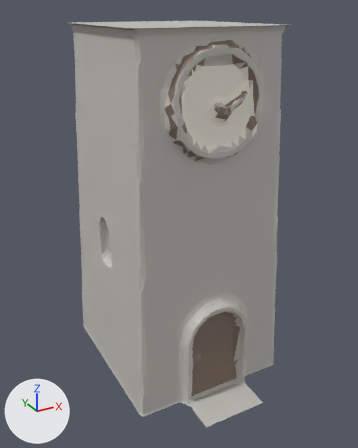
Two versions of the glTF model docs/univers/archipeo/batiments/modeles/6e-batiment-tour-de-tick/etape-1.glb, one commit apart.
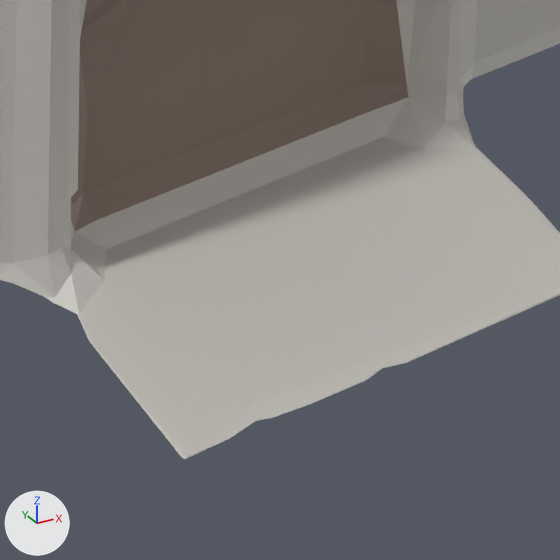
There are two pictures of each version: one whole from a 50 mm camera at (-0.465, -0.873, 0.756) aimed at (-0.006, -0.037, 0.338), one close up on the part from 51% to 72% of the width and 82% to 99% of the height. Lighting does not change. The marker at lower left points along +X, +Y and +Z. The older version's two pictures come first. Vertices at exactly the same position are counted once.

Names of what the first close-up shows: 'geometry_0'.
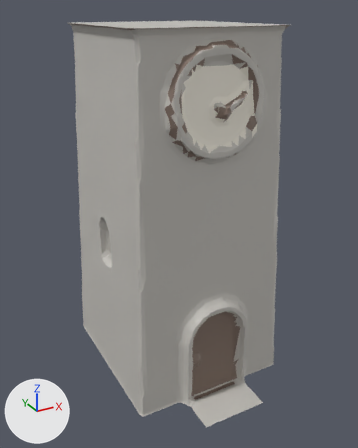
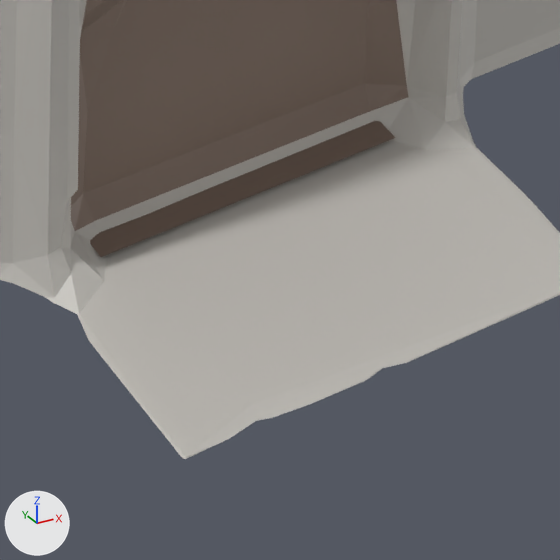
The change, as a diff of the scene's bpy script:
```diff
--- a/docs/univers/archipeo/batiments/modeles/6e-batiment-tour-de-tick/etape-1.glb.py
+++ b/docs/univers/archipeo/batiments/modeles/6e-batiment-tour-de-tick/etape-1.glb.py
@@ me_geometry_0 @@
 # used by ob_geometry_0; location = (0.0, 0.0, 0.0)
-me_geometry_0.from_pydata(...)  # 942 vertices, 1794 faces; spans x -0.166..0.175, y -0.257..0.196, z 0.0..0.726
+me_geometry_0.from_pydata(...)  # 946 vertices, 1846 faces; spans x -0.166..0.175, y -0.257..0.196, z 0.0..0.726
+# me_geometry_0 part 1
+# 4 vertices are added at (-0.048, -0.185, 0.003), (0.053, -0.185, 0.003), (0.053, -0.17, 0.003), (-0.048, -0.17, 0.003)
+# 52 new faces join them
+# other edits to the shape of me_geometry_0 do not show in these pictures
 me_geometry_0.materials.append(mat_defaultmaterial)
```

Location of each change, [x1, y1, x2, y2] in pixels of the close-ups (560 x 560 px):
part 1 of me_geometry_0, added (brown)
    after: [90, 121, 396, 257]
